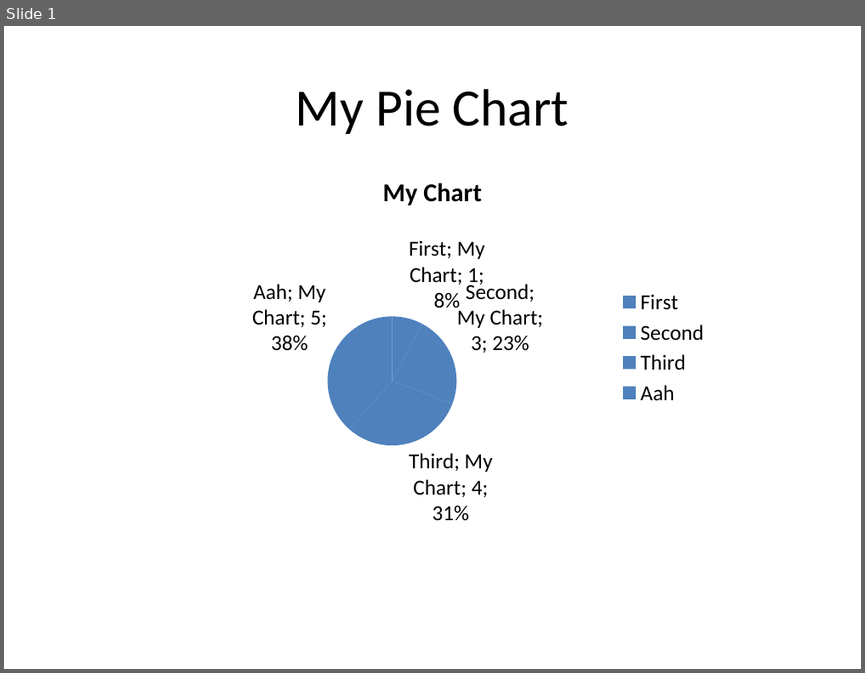
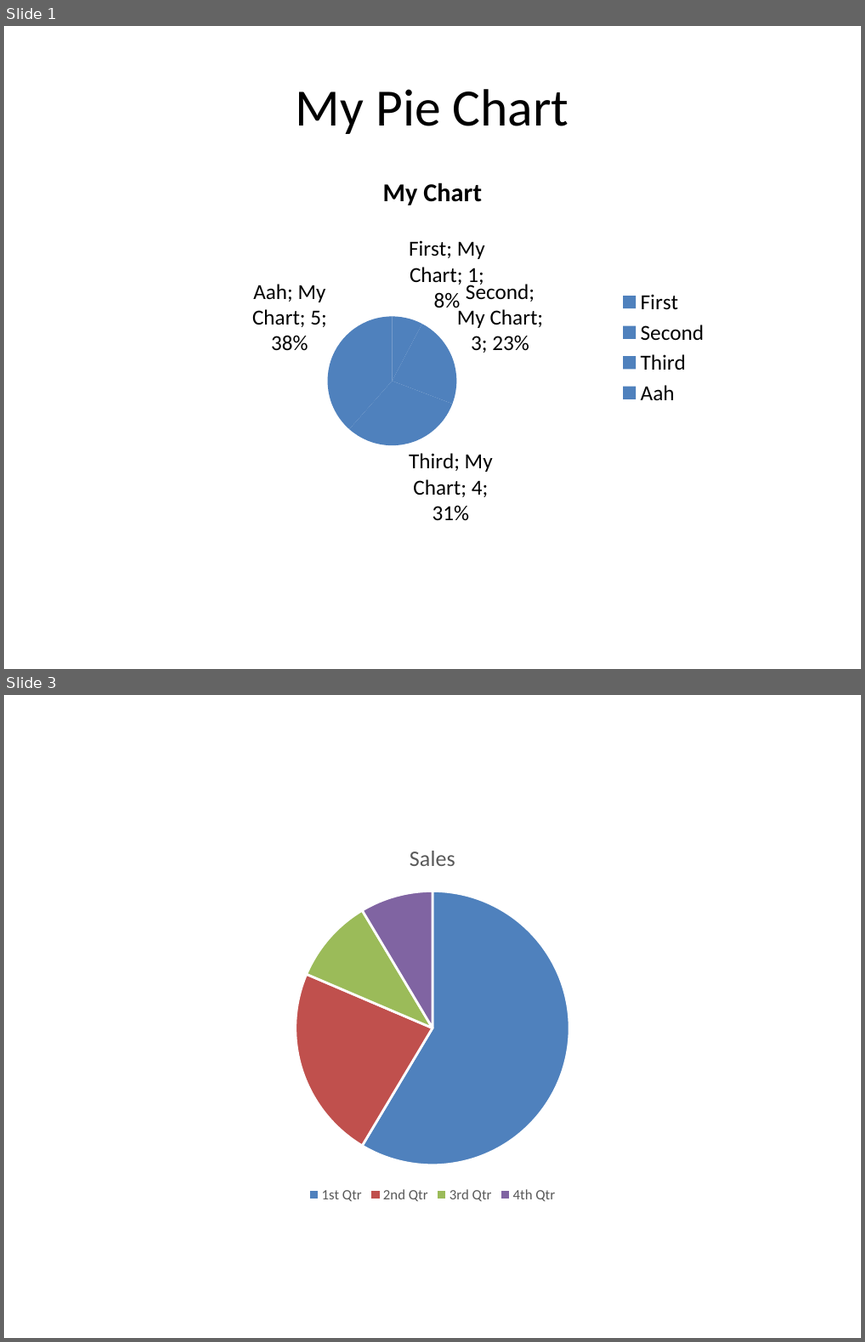
Before and after one commit to hintonandrew510/wizardfrontend, a slide deck: mavenprojectSCR/pie3d-chart-demo-outputTV.pptx. Shown one above the other, each under a label of ours: slide 1 before the commit, slides 1 and 3 after it; the slides between them are not shown. The pictures are 865x673 and 865x1342 pixels, drawn with LibreOffice and Linux fonts; fonts in the diff are those of the drawing. Boxes give left, top, right and bottom in pixels: in the first picture for what was removed or moved away, otherwise in the second. Text is boxed around its words. In the diff, an @@ line names an element or a change of style, - is before the commit and + after.

```diff
--- a/mavenprojectSCR/pie3d-chart-demo-outputTV.pptx
+++ b/mavenprojectSCR/pie3d-chart-demo-outputTV.pptx
@@ slide 3 added at (4, 695, 861, 1338), background #FFFFFF @@
@@ pie chart added at (147, 826, 719, 1207) @@
+title "Sales"
+categories: 1st Qtr, 2nd Qtr, 3rd Qtr, 4th Qtr
+Sales: 59, 23, 10, 9
```
Also in this commit, not shown: 1 other slide added, 15 other files.
